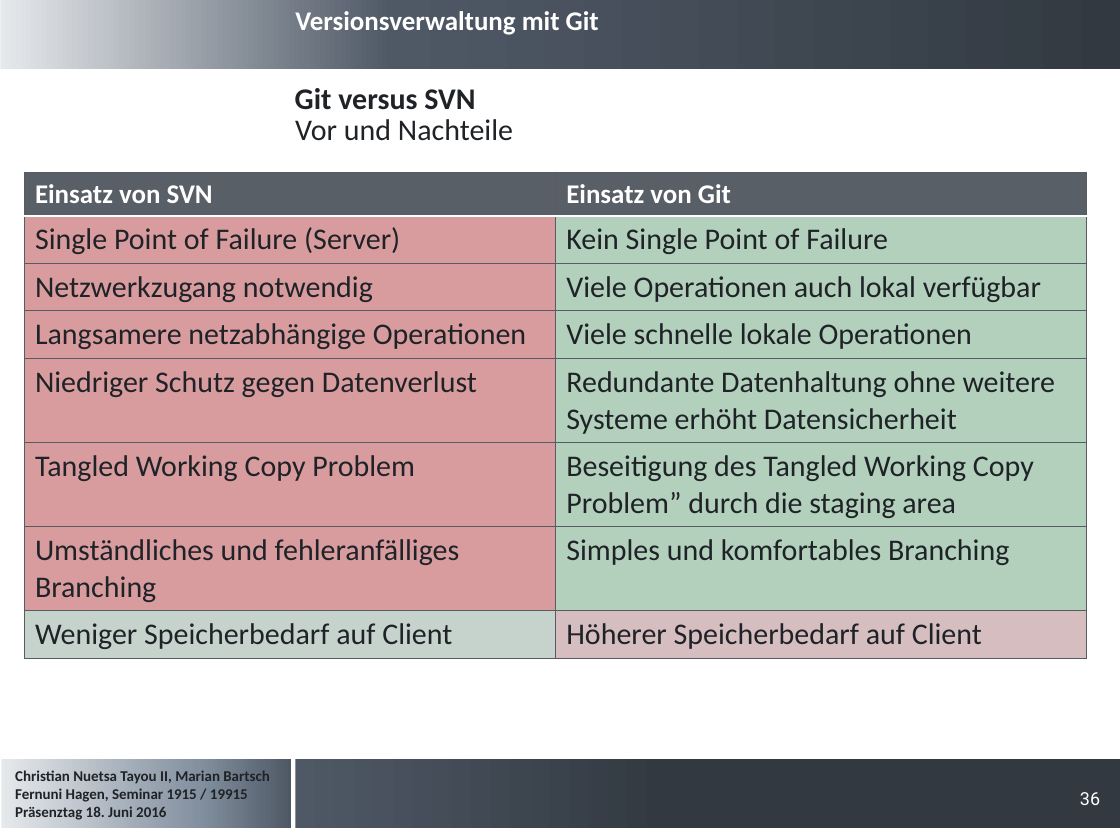
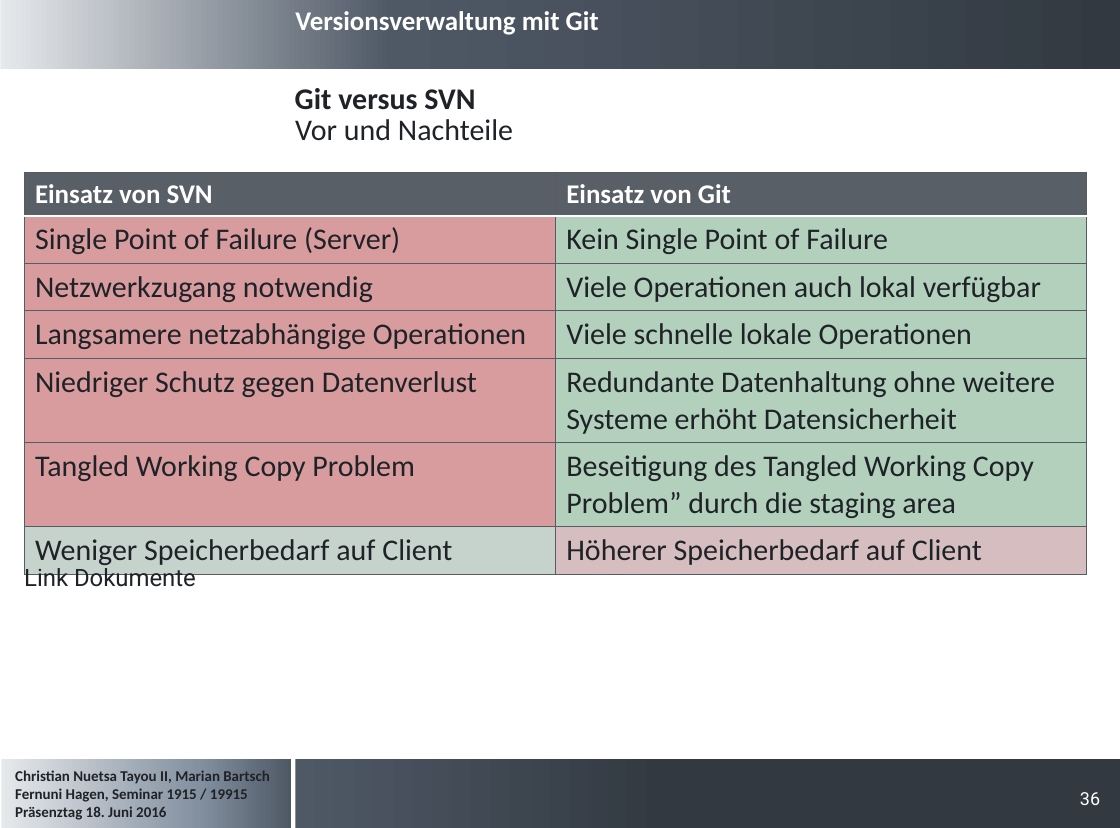
Before and after one commit to cristallin/git-project-seminar, a slide deck: slide 36 of Präsentation_Seminararbeit.pptx. Drawn at 1120x828 pixels with LibreOffice and Linux fonts; fonts in the diff are those of the drawing; background and template pictures are left out. Boxes give left, top, right and bottom in pixels: in the first picture for what was removed or moved away, otherwise in the second. Text is boxed around its words. In the diff, an @@ line names an element or a change of style, - is before the commit and + after.

```diff
--- a/Präsentation_Seminararbeit.pptx
+++ b/Präsentation_Seminararbeit.pptx
@@ table at [24,172,1087,569] @@
-row 7: Umständliches und fehleranfälliges Branching | Simples und komfortables Branching
@@ text added at [24,564,196,592], 16 pt, text #1F2328 @@
+Link Dokumente
```
Also in this commit, not shown: 7 other slides changed, 1 other file.
